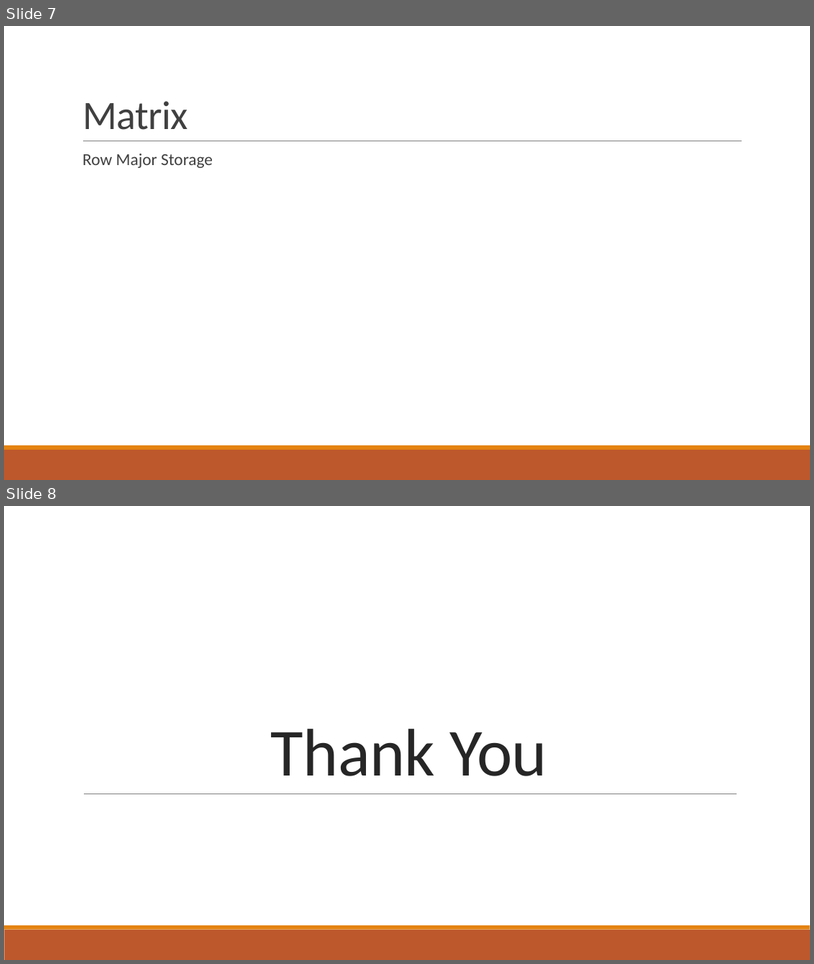
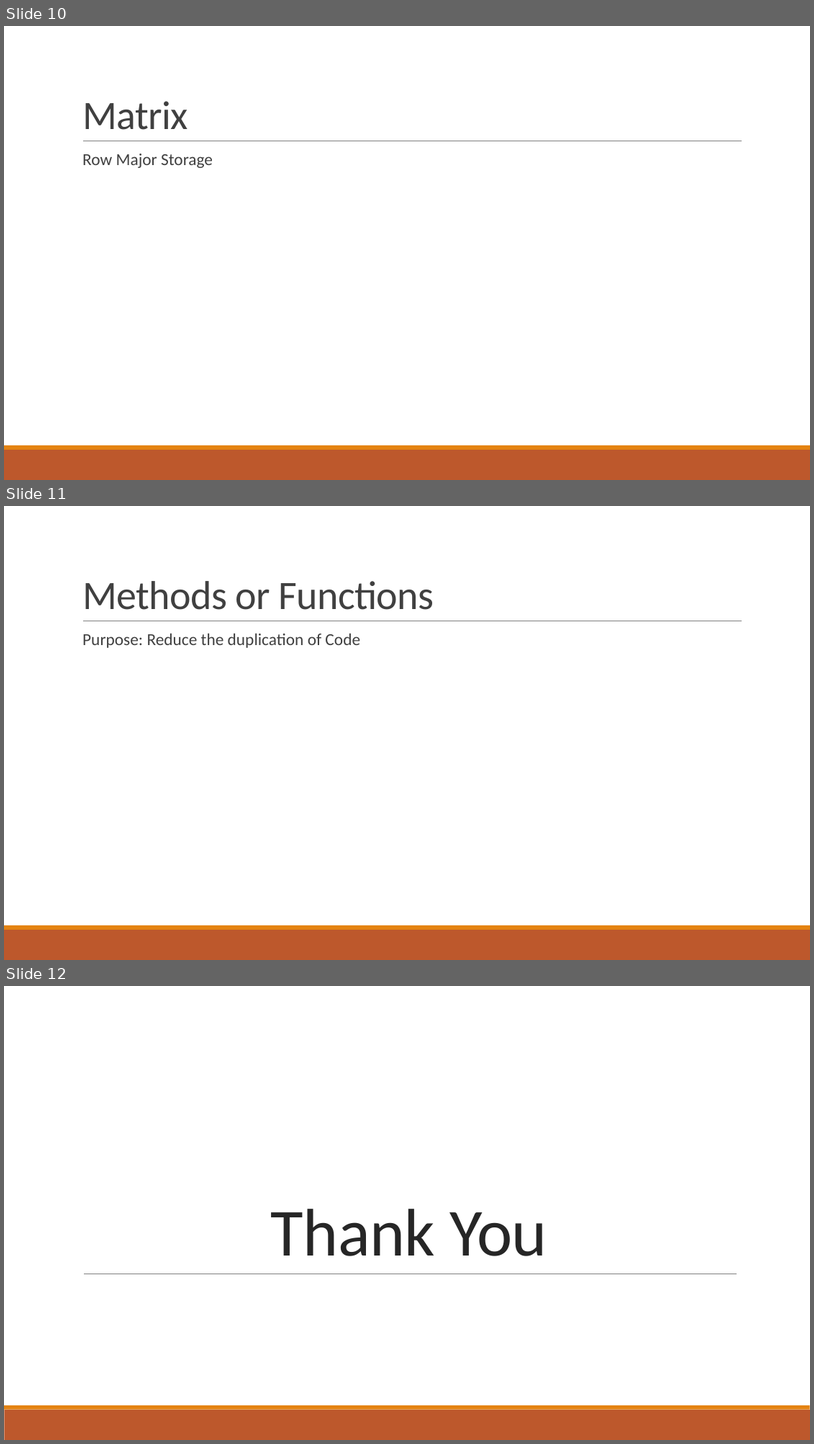
Before and after one commit to pawan9489/TeachingRuby, a slide deck: Session2-Array&Strings.pptx. Shown one above the other, each under a label of ours: slides 7 and 8 before the commit, slides 10, 11 and 12 after it. The pictures are 814x964 and 814x1444 pixels, drawn with LibreOffice and Linux fonts; fonts in the diff are those of the drawing. Boxes give left, top, right and bottom in pixels: in the first picture for what was removed or moved away, otherwise in the second. Text is boxed around its words. In the diff, an @@ line names an element or a change of style, - is before the commit and + after.

Commit message:
Session2 Methods

```diff
--- a/Session2-Array&Strings.pptx
+++ b/Session2-Array&Strings.pptx
@@ slide 11 added at box(4, 506, 810, 960), background #FFFFFF; not listed: 3 template elements that a slide beside it also shows @@
@@ title added at box(82, 581, 434, 610), 48 pt, text #404040 @@
+Methods or Functions
@@ text added at box(82, 633, 360, 648), 20 pt, text #404040 @@
+  Purpose: Reduce the duplication of Code
@@ what was slide 7 is now slide 10 @@
@@ what was slide 8 is now slide 12 @@
```
Also in this commit, not shown: 5 slides changed, 3 other slides added, 6 other files.
